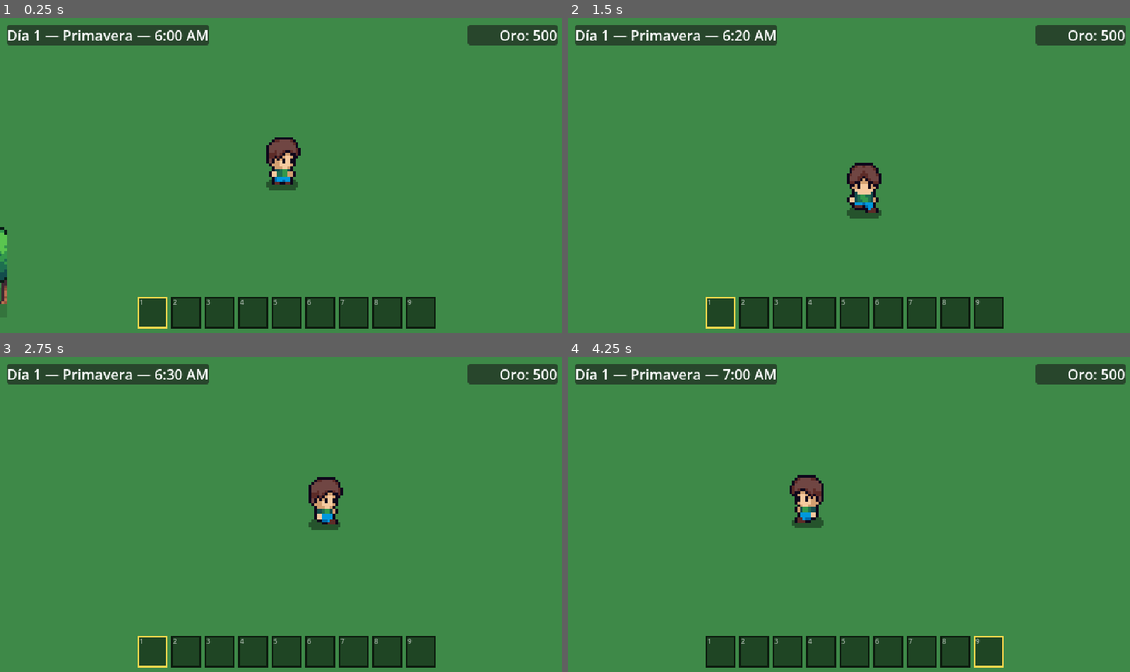
Above: before the commit, frames 1-4 (two rows, left to right).
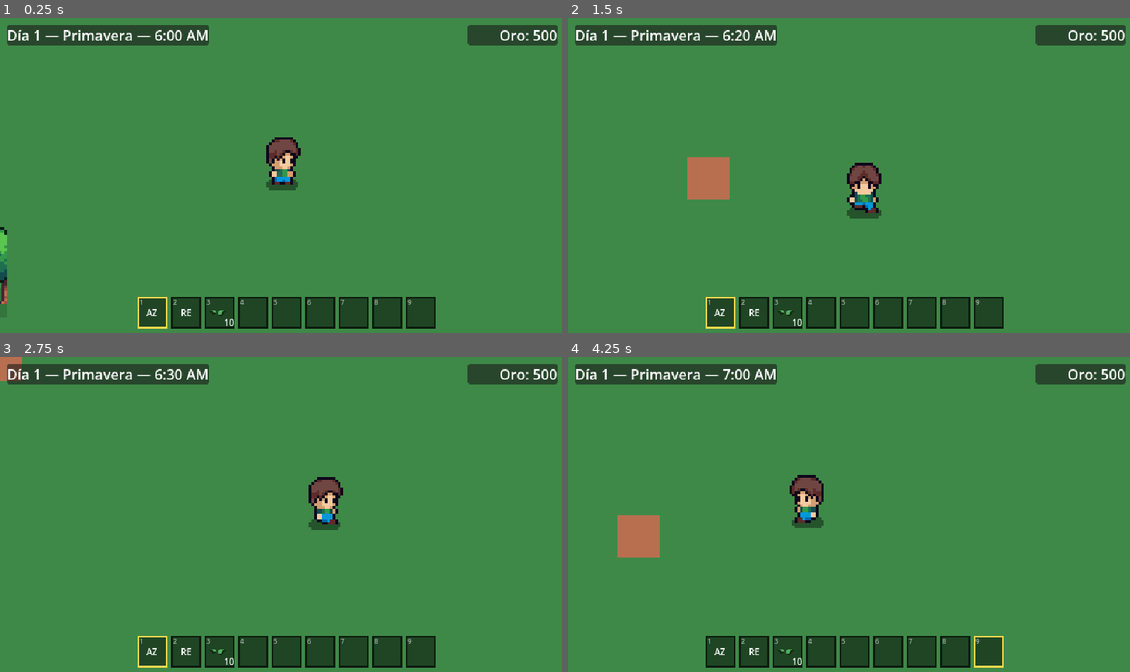
Above: after the commit, the same moments.

Repository: caimangames/the-last-farmer
Game: Godot game, scene res://src/main/main.tscn
The game is run twice, just before and just after one commit, with the same random seed, the same clock (stepped at 60 frames per second) and the same inputs.
Inputs (mouse positions are in pixels of both pictures, inside the frame that each line leads up to):
- Up to frame 1 (0.25 s): no input
- Up to frame 2 (1.5 s): tap Enter at 0.5 s; move the mouse to (972, 159) at 0.52 s; hold D (move_right) 0.53-1.28 s; hold E (interact) 0.53-1.28 s; move the mouse to (736, 191) at 1.27 s; hold S (move_down) from 1.28 s (still down); click (736, 191) at 1.35 s
- Up to frame 3 (2.75 s): move the mouse to (337, 445) at 2.02 s; release S (move_down) at 2.03 s; hold D (move_right) from 2.03 s (still down); tap 1 at 2.1 s
- Up to frame 4 (4.25 s): move the mouse to (820, 580) at 2.77 s; release D (move_right) at 2.78 s; hold W (move_up) 2.78-3.53 s; tap 9 at 2.85 s; move the mouse to (1017, 564) at 3.52 s; hold A (move_left) from 3.53 s (still down); hold E (interact) from 3.53 s (still down)

The runs differ from the first frame. In frame 1, 0.1% of the frame differs, in the area x 26-42%, y 92-98%; in frame 2, 1.1%, in the area x 21-42%, y 44-98%; in frame 3, 0.4%; in frame 4, 1.1%.

Commit message:
Fix ItemDatabase failing to load any item/crop on every Play
data/items/*.tres and data/crops/*.tres declared their root resource
type as the custom class itself (type="ItemData"/"CropData"). Godot
4.6.2 has a known race (godotengine/godot#75388) where autoloads run
before the engine finishes registering global script classes in a
freshly started process, so ItemDatabase's _ready() scan silently
failed to resolve either class on every single run - confirmed via
headless runs and live in the editor's Debugger (49 errors). The
player's starting inventory was always empty and no tool could ever
be equipped.

Switching the .tres root type to the generic "Resource" (the script
still assigns the real class via `script = ExtResource(...)`, which
doesn't depend on that early class-registration timing) fixes it for
good - verified clean across repeated headless runs and a live Play
session (till/plant/water working with real items).

Also cleans up the 25 warnings surfaced once the fatal errors stopped
drowning them out: disables the UNUSED_SIGNAL warning project-wide
(a structural false positive for the EventBus pub/sub hub, where
signals are declared in one file and emitted from others), removes
duplicate variable declarations in InventorySlot.add(), and renames
the `seed` parameter/variable in farmland_system.gd/farm.gd since it
shadowed Godot's built-in seed() function.

Diff:
--- a/data/crops/turnip.tres
+++ b/data/crops/turnip.tres
@@ -1,4 +1,4 @@
-[gd_resource type="CropData" load_steps=6 format=3]
+[gd_resource type="Resource" load_steps=6 format=3]
 
 [ext_resource type="Script" uid="uid://b5j6uia2eds3r" path="res://src/resources/crop_data.gd" id="1_crop"]
 [ext_resource type="Resource" path="res://data/items/turnip.tres" id="2_turnip_item"]
--- a/data/items/hoe.tres
+++ b/data/items/hoe.tres
@@ -1,4 +1,4 @@
-[gd_resource type="ItemData" load_steps=2 format=3]
+[gd_resource type="Resource" load_steps=2 format=3]
 
 [ext_resource type="Script" uid="uid://c1krvdd6j621e" path="res://src/resources/item_data.gd" id="1_item"]
 
--- a/data/items/turnip.tres
+++ b/data/items/turnip.tres
@@ -1,4 +1,4 @@
-[gd_resource type="ItemData" load_steps=4 format=3]
+[gd_resource type="Resource" load_steps=4 format=3]
 
 [ext_resource type="Script" uid="uid://c1krvdd6j621e" path="res://src/resources/item_data.gd" id="1_item"]
 [ext_resource type="Texture2D" path="res://assets/sprites/props/outdoor_decor.png" id="2_decor"]
--- a/data/items/turnip_seed.tres
+++ b/data/items/turnip_seed.tres
@@ -1,4 +1,4 @@
-[gd_resource type="ItemData" load_steps=5 format=3]
+[gd_resource type="Resource" load_steps=5 format=3]
 
 [ext_resource type="Script" uid="uid://c1krvdd6j621e" path="res://src/resources/item_data.gd" id="1_item"]
 [ext_resource type="Resource" path="res://data/crops/turnip.tres" id="2_turnip_crop"]
--- a/data/items/watering_can.tres
+++ b/data/items/watering_can.tres
@@ -1,4 +1,4 @@
-[gd_resource type="ItemData" load_steps=2 format=3]
+[gd_resource type="Resource" load_steps=2 format=3]
 
 [ext_resource type="Script" uid="uid://c1krvdd6j621e" path="res://src/resources/item_data.gd" id="1_item"]
 
--- a/project.godot
+++ b/project.godot
@@ -26,6 +26,10 @@
 SceneManager="*res://src/globals/scene_manager.gd"
 AudioManager="*res://src/globals/audio_manager.gd"
 ItemDatabase="*res://src/globals/item_database.gd"
+
+[debug]
+
+gdscript/warnings/unused_signal=0
 
 [display]
 
--- a/src/systems/farming/farmland_system.gd
+++ b/src/systems/farming/farmland_system.gd
@@ -75,21 +75,21 @@
 	return true
 
 
-func try_plant(pos: Vector2i, seed: ItemData) -> bool:
+func try_plant(pos: Vector2i, seed_item: ItemData) -> bool:
 	var tile: Dictionary = _tiles.get(pos, {})
 	if tile.is_empty() or tile.state != State.TILLED:
 		return false
-	if seed.crop == null:
-		return false
-	if not seed.crop.can_grow_in_season(TimeManager.season):
-		return false
-	if not _player.inventory.remove_item(seed, 1):
+	if seed_item.crop == null:
+		return false
+	if not seed_item.crop.can_grow_in_season(TimeManager.season):
+		return false
+	if not _player.inventory.remove_item(seed_item, 1):
 		return false
 	tile.state = State.PLANTED
-	tile.crop_id = seed.crop.id
+	tile.crop_id = seed_item.crop.id
 	tile.days_grown = 0
 	_update_crop(pos)
-	EventBus.crop_planted.emit(seed.crop, pos)
+	EventBus.crop_planted.emit(seed_item.crop, pos)
 	return true
 
 
--- a/src/systems/inventory/inventory_slot.gd
+++ b/src/systems/inventory/inventory_slot.gd
@@ -18,16 +18,12 @@
 
 ## Añade cuanto quepa y devuelve el sobrante que no entró.
 func add(other: ItemData, count: int) -> int:
+	if not is_empty() and item != other:
+		return count
 	if is_empty():
 		item = other
-		var space: int = other.max_stack
-		var added: int = min(count, space)
-		amount = added
-		return count - added
-	if item != other:
-		return count
-	var space: int = item.max_stack - amount
-	var added: int = min(count, space)
+	var available: int = item.max_stack - amount
+	var added: int = min(count, available)
 	amount += added
 	return count - added
 
--- a/src/world/farm/farm.gd
+++ b/src/world/farm/farm.gd
@@ -41,9 +41,9 @@
 		var item: ItemData = ItemDatabase.get_item(id)
 		if item:
 			inv.add_item(item, 1)
-	var seed: ItemData = ItemDatabase.get_item(&"turnip_seed")
-	if seed:
-		inv.add_item(seed, 10)
+	var seed_item: ItemData = ItemDatabase.get_item(&"turnip_seed")
+	if seed_item:
+		inv.add_item(seed_item, 10)
 
 
 func _setup_decorations() -> void:
